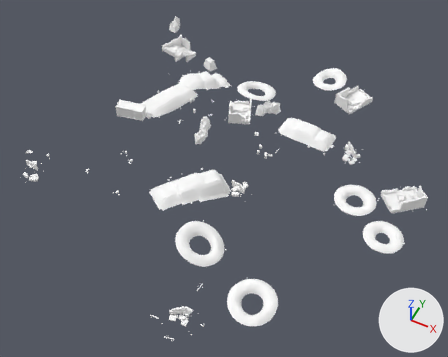
Two versions of the glTF model assets/models/outdoor/outdoor_13.glb, one commit apart.
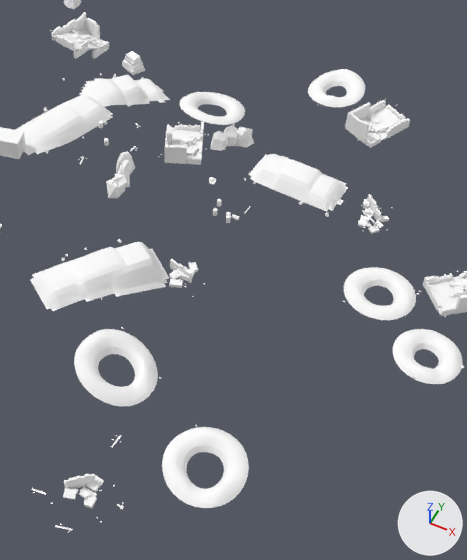
Each version appears first whole from a 50 mm camera at (42.6, -82.0, 99.7) aimed at (2.8, -2.3, 0.1), and next in a close-up on the part from 29% to 91% of the width and 8% to 100% of the height. The lights are fixed; the arrows at lower right show +X, +Y and +Z. The last two pictures show the newer version. Vertices at exactly the same position are counted once.

The older version as bpy lines, for what is in view:
```python
me_gas_station_town = bpy.data.meshes.new('gas_station_town')
me_gas_station_town.from_pydata(...)  # 10905 vertices, 17124 faces; spans x -41.4..43.9, y -40.7..43.1, z -2.1..9.2
me_gas_station_town.materials.append(mat_kit_atlas)  # white #ffffff
ob_gas_station_town = bpy.data.objects.new('gas_station_town', me_gas_station_town)
ob_gas_station_town.location = (0.0, 0.0, 0.0)
```
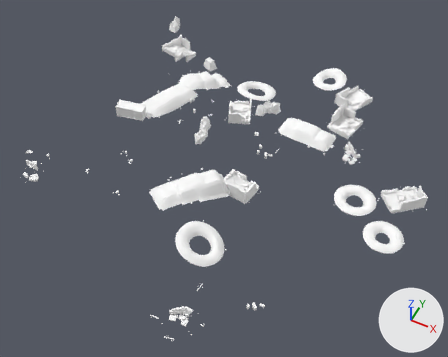
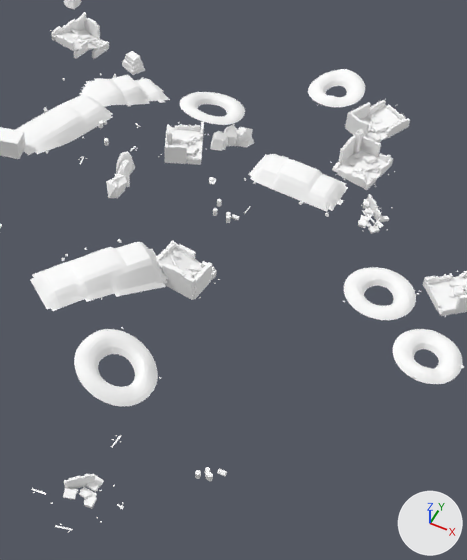
What changed in the scene script:
```text
Change me_gas_station_town:
    used by ob_gas_station_town; location = (0.0, 0.0, 0.0)
    remove me_gas_station_town.from_pydata(...)  # 10905 vertices, 17124 faces; spans x -41.4..43.9, y -40.7..43.1, z -2.1..9.2
    add me_gas_station_town.from_pydata(...)  # 12514 vertices, 19510 faces; spans x -41.4..43.9, y -40.7..43.1, z -2.1..9.2
    me_gas_station_town part 1: a new loose piece, a 12-sided cylinder along z spanning x 20.59..21.17, y -29.12..-28.54, z 0.68..1.56, in mat_kit_atlas (white #ffffff)
    me_gas_station_town part 2: a new loose piece, a 12-sided cylinder along x spanning x 22.63..23.51, y -27.77..-27.19, z 0.86..1.44, in mat_kit_atlas (white #ffffff)
    me_gas_station_town part 3: the loose piece of 8 vertices spanning x 7.5..9.1, y -6.1..-4.4, z 2.2..2.9 is scaled about its middle by (0.146, 0.0802, 0.113), then moved by (3.4, 0.9, -0.8)
    me_gas_station_town part 4: the loose piece of 8 vertices spanning x 7.7..9.2, y -4.5..-2.9, z 2.0..2.5 is rebuilt with 8 vertices and now spans x 8.0..9.2, y -4.8..-3.4, z 2.0..2.5
    me_gas_station_town part 5: 957 vertices added at x 16.4..25.0, y 20.7..28.7, z 0.3..4.5
    me_gas_station_town part 6: 45 vertices moved from x 6.0..10.7, y -7.8..-4.9, z 1.8..3.9 to x 6.3..9.5, y -7.3..-3.2, z 2.3..3.8; 176 vertices removed from x 5.8..10.7, y -8.0..-3.2, z 1.8..3.9; 644 vertices added at x 3.3..12.0, y -8.0..-1.5, z 1.4..5.4
    me_gas_station_town part 7: 38 vertices moved from x 17.0..25.3, y -30.5..-23.6, z 0.2..1.6 to x 20.6..21.8, y -29.1..-27.9, z 0.8..1.6; 274 vertices removed from x 16.5..25.7, y -32.0..-22.8, z -0.3..2.1; 58 vertices added at x 20.6..21.9, y -29.1..-27.8, z 0.8..1.6
    other edits to the shape of me_gas_station_town do not show in these pictures
```

What differs and where, as boxes (x1, y1, x2, y2) in the close-ups (467 x 560 px; the box of a moved part takes in the faces that stretch with it):
part 1 of me_gas_station_town, added
    after: (195, 470, 201, 479)
part 2 of me_gas_station_town, added
    after: (217, 468, 227, 477)
part 3 of me_gas_station_town, moved or reshaped (not visible afterwards)
    before: (179, 269, 193, 282)
part 4 of me_gas_station_town, rebuilt
    before: (189, 262, 198, 272)
    after: (190, 265, 199, 271)
part 5 of me_gas_station_town, added
    after: (330, 129, 395, 190)
part 6 of me_gas_station_town, built on
    before: (169, 259, 205, 297)
    after: (155, 241, 220, 300)
part 7 of me_gas_station_town, cut back
    before: (162, 425, 249, 508)
    after: (197, 467, 210, 476)
